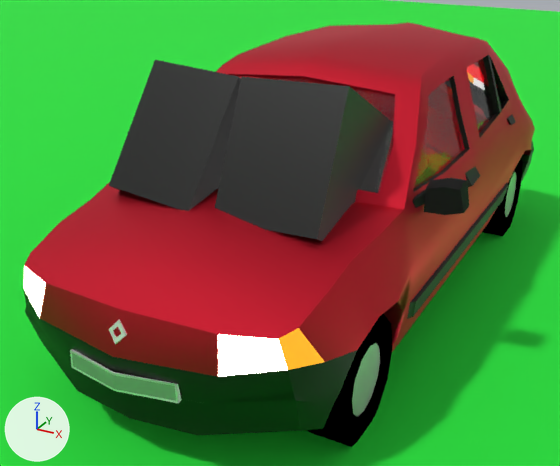
Before and after pictures for a commit that changed the Blender file cars/clio.blend.
Rendered twice from a 50 mm camera at (1.39, -3.03, 1.69) aimed at (-0.13, -0.25, 0.3). The lights are fixed; the arrows at lower left show +X, +Y and +Z.

In view in the first picture: 'Car', 'EssuieGlace', 'EssuieGlace.001', 'Plane', 'Plaque'.
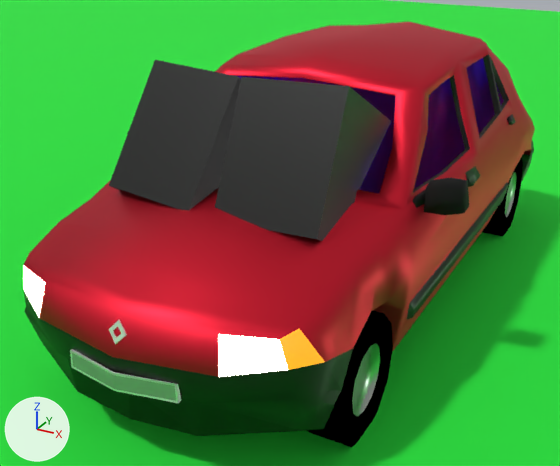
Location of each change, (x1, y1, x2, y2) in pixels of the pictures (560 x 466 px):
'Car', recoloured, reshaped, modifiers changed: before (24, 23, 535, 447); after (23, 22, 535, 447)
part 1 of me_cube_001, cut back: before (216, 65, 532, 391); after (215, 41, 532, 391)

The change, as a diff of the scene's bpy script:
```diff
--- a/cars/clio.blend.py
+++ b/cars/clio.blend.py
@@ mat_parebrise @@
 n1 = _N.new('ShaderNodeBsdfGlass'); n1.name = 'Glass BSDF'
-n1.distribution = 'GGX'
-n1.inputs[2].default_value = 1.45  # 'IOR'
+n1.inputs[0].default_value = (0.268, 0.0562, 1.0, 1.0)  # 'Color', purple #8d43ff
+n1.inputs[1].default_value = 0.505  # 'Roughness'
+n1.inputs[2].default_value = 1.35  # 'IOR'
 _L.new(n1.outputs[0], n0.inputs[0])  # 'BSDF' to 'Surface'
@@ me_cube_001 @@
 # used by ob_car; location = (0.0, 0.0, 0.0)
-me_cube_001.from_pydata(...)  # 446 vertices, 382 faces, 1 loose edge; spans x 0.0..0.74, y -1.53..1.44, z -0.02..1.09
+me_cube_001.from_pydata(...)  # 422 vertices, 356 faces, 1 loose edge; spans x 0.0..0.74, y -1.53..1.44, z -0.02..1.09
+# me_cube_001 part 1
+# 29 vertices are removed from x 0.52..0.65, y -1.15..1.12, z 0.11..0.9
+# 75 faces are deleted
+# 5 vertices move from x 0.0..0.45, y -0.47..0.97, z 0.84..1.08 to x 0.0..0.45, y -0.48..0.96, z 0.84..1.08
+# 5 vertices are added at (0.61, -1.15, 0.42), (0.62, -1.02, 0.49), (0.62, -0.87, 0.46), (0.53, -0.33, 0.88), (0.53, -0.45, 0.86)
+# 4 new faces join them, mat_pare_choc (black #000000)
+# 39 new faces join them, mat_carosserie (red #e7293d)
+# 6 new faces join them, mat_retroviseur (black #0a0a0a)
 me_cube_001.materials.append(mat_carosserie)
@@ ob_car @@
 _m = ob_car.modifiers.new('Mirror', 'MIRROR')
 _m.use_clip = True
-_m = ob_car.modifiers.new('Smooth', 'SMOOTH')
-_m.factor = 0.0522
```
